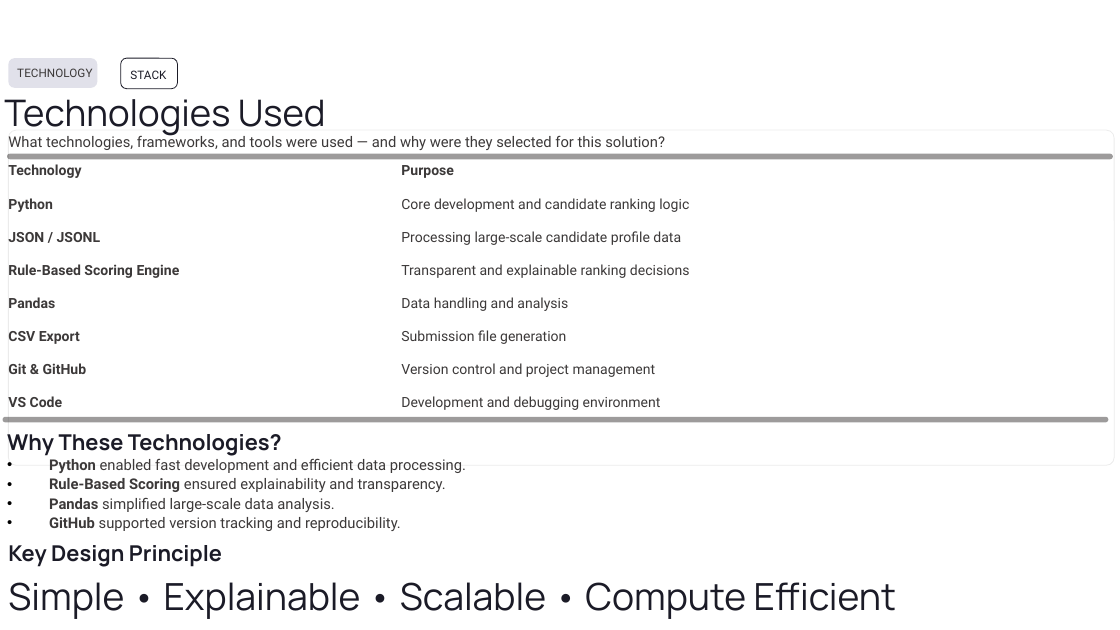
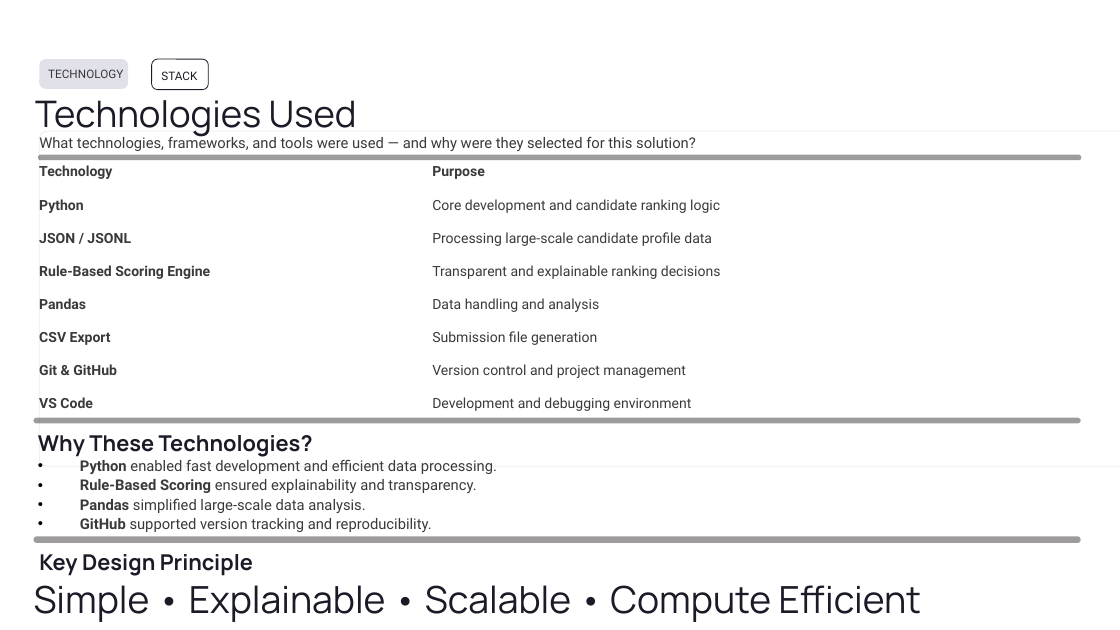
Before and after one commit to Ayush-eng-ai/Data_Analysis_Projects, a slide deck: slide 9 of Hackathon_Projects/Redrob-Hackathon/ppt/Idea Submission Template _ Redrob.pptx. Drawn at 1120x630 pixels with LibreOffice and Linux fonts; fonts in the diff are those of the drawing; background and template pictures are left out. Boxes give left, top, right and bottom in pixels: in the first picture for what was removed or moved away, otherwise in the second. Text is boxed around its words. In the diff, an @@ line names an element or a change of style, - is before the commit and + after.

```diff
--- a/Hackathon_Projects/Redrob-Hackathon/ppt/Idea Submission Template _ Redrob.pptx
+++ b/Hackathon_Projects/Redrob-Hackathon/ppt/Idea Submission Template _ Redrob.pptx
@@ 22 texts, 3 rounded rectangles: place and size @@
-22 texts, 3 rounded rectangles at bbox=[4, 58, 1114, 531]
+22 texts, 3 rounded rectangles at bbox=[35, 59, 1120, 532]
@@ rounded rectangle: place and size @@
-rounded rectangle at bbox=[7, 153, 1112, 159]
+rounded rectangle at bbox=[38, 155, 1082, 160]
@@ rounded rectangle: place and size @@
-rounded rectangle at bbox=[2, 417, 1108, 422]
+rounded rectangle at bbox=[34, 418, 1081, 423]
@@ rounded rectangle added at bbox=[34, 536, 1081, 543], fill #3C3939 at 50% opacity @@
@@ text "Key Design Principle": place and size @@
-text "Key Design Principle" at bbox=[8, 545, 222, 567]
+text "Key Design Principle" at bbox=[39, 554, 253, 576]
@@ text "Simple • Explainable • Scalable ...": place and size @@
-text "Simple • Explainable • Scalable ..." at bbox=[8, 582, 896, 619]
+text "Simple • Explainable • Scalable ..." at bbox=[34, 585, 921, 622]
```
Also in this commit, not shown: 3 other slides changed, 10 other files.
